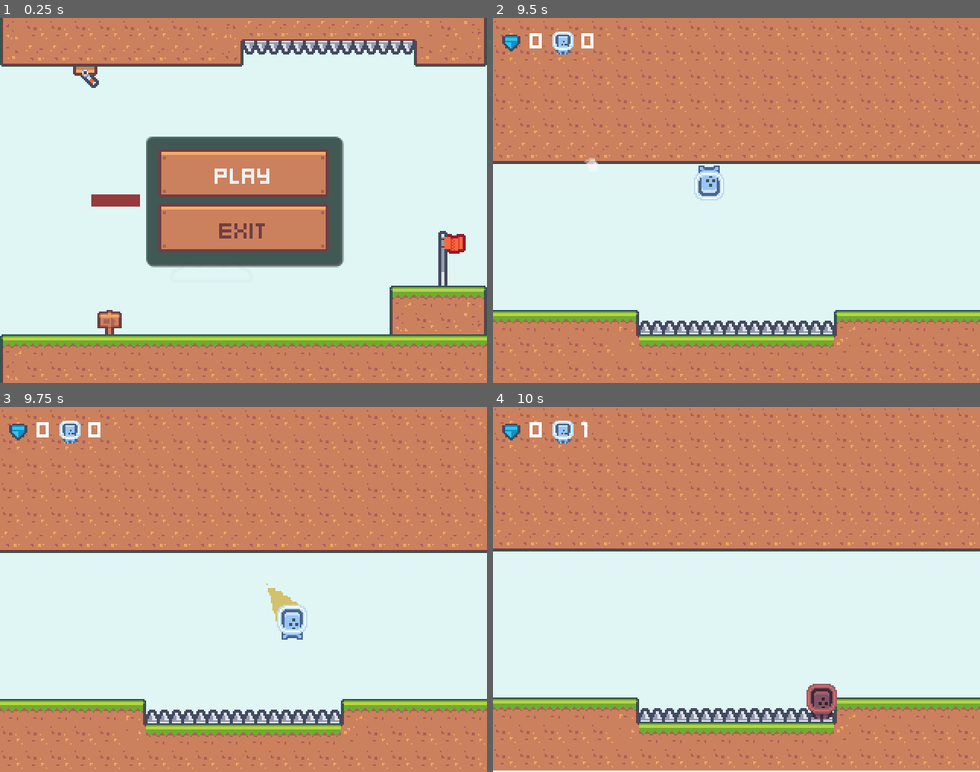
Above: before the commit, frames 1-4 (two rows, left to right).
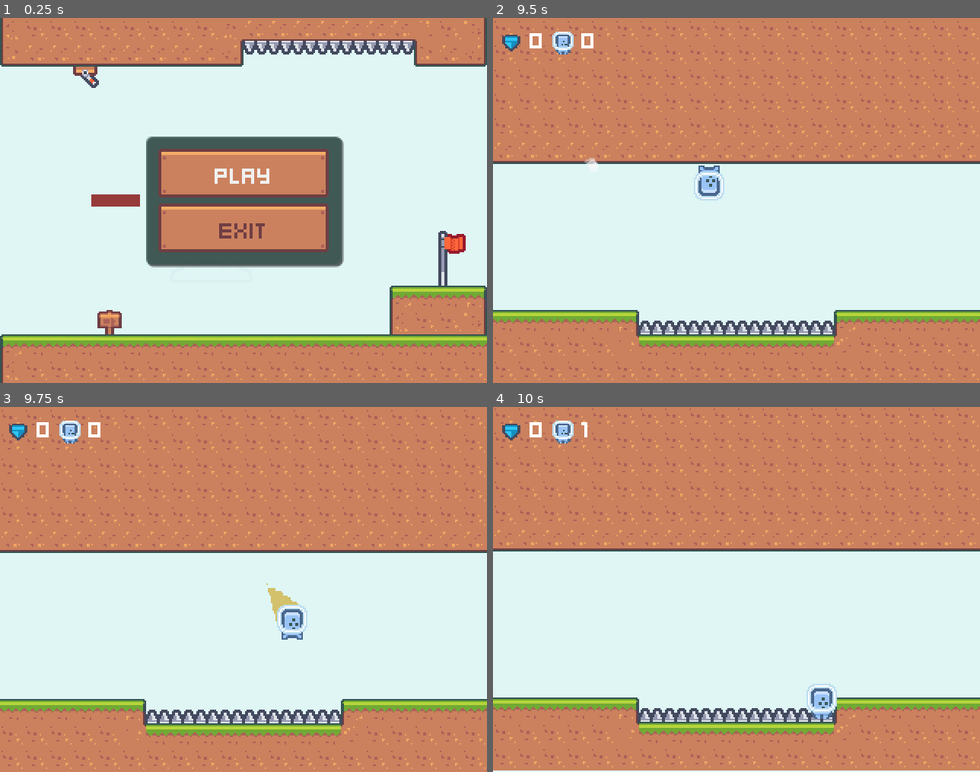
Above: after the commit, the same moments.

Repository: epergo/BBBBBB
Game: Godot game, scene res://scenes/UserInterface/main_menu.tscn
Same seed, same stepped clock (60 frames per second), same inputs: the game is played once before the commit and once after it.
Inputs:
- Up to frame 1 (0.25 s): no input
- Up to frame 2 (9.5 s): click "Play" at 0.5 s; hold D (move_right) 1.28-2.78 s; tap Space (change_gravity) every 0.75 s from 1.35 to 8.85 s; hold A (move_left) 2.78-3.53 s; hold D (move_right) 3.53-5.03 s; hold A (move_left) 5.03-5.78 s; hold D (move_right) 5.78-6.53 s; hold A (move_left) 6.53-8.03 s; hold D (move_right) from 8.03 s (still down)
- Up to frame 3 (9.75 s): keep holding D (move_right); tap Space (change_gravity) at 9.6 s
- Up to frame 4 (10 s): keep holding D (move_right)

Frames 1-3 are identical in both runs. In frame 4, 0.5% of the frame differs, in the area x 64-71%, y 75-86%.

Commit message:
Footsteps, going down/up, death sounds

Diff:
--- a/scenes/player.tscn
+++ b/scenes/player.tscn
@@ -1,9 +1,22 @@
-[gd_scene load_steps=10 format=3 uid="uid://tedkolygwtj4"]
+[gd_scene load_steps=23 format=3 uid="uid://tedkolygwtj4"]
 
 [ext_resource type="Script" path="res://scripts/player.gd" id="1"]
 [ext_resource type="Shader" path="res://shaders/player_dash_particles.gdshader" id="2_pf8qb"]
 [ext_resource type="Texture2D" uid="uid://vu8ec3h7f7ly" path="res://assets/art/player/character_0002.png" id="3"]
 [ext_resource type="Texture2D" uid="uid://pdgs37qfb5ec" path="res://assets/art/player/character_0003.png" id="4"]
+[ext_resource type="AudioStream" uid="uid://dx6pdprey1v2b" path="res://assets/audio/forceField_004.ogg" id="5_2rf2u"]
+[ext_resource type="AudioStream" uid="uid://bidwsbeirpwab" path="res://assets/audio/forceField_001.ogg" id="6_fqfeb"]
+[ext_resource type="Script" path="res://scripts/random_audio_stream_player.gd" id="7_snkm5"]
+[ext_resource type="AudioStream" uid="uid://ctxq4ihabvrkc" path="res://assets/audio/footsteps/footstep_grass_000.ogg" id="8_vt8c1"]
+[ext_resource type="AudioStream" uid="uid://ckot7uqdy0rfj" path="res://assets/audio/footsteps/footstep_grass_001.ogg" id="9_y2csi"]
+[ext_resource type="AudioStream" uid="uid://cf5mlaasn118v" path="res://assets/audio/footsteps/footstep_grass_002.ogg" id="10_xauba"]
+[ext_resource type="AudioStream" uid="uid://c48ihj7ituckc" path="res://assets/audio/footsteps/footstep_grass_003.ogg" id="11_k1jl7"]
+[ext_resource type="AudioStream" uid="uid://mkqsufils2p" path="res://assets/audio/footsteps/footstep_grass_004.ogg" id="12_voqor"]
+[ext_resource type="AudioStream" uid="uid://e0tkqb6duo55" path="res://assets/audio/footsteps/footstep_concrete_000.ogg" id="13_7su1u"]
+[ext_resource type="AudioStream" uid="uid://m3r2su3qmpyo" path="res://assets/audio/footsteps/footstep_concrete_001.ogg" id="14_ftkig"]
+[ext_resource type="AudioStream" uid="uid://14olc3smosyj" path="res://assets/audio/footsteps/footstep_concrete_002.ogg" id="15_d42ni"]
+[ext_resource type="AudioStream" uid="uid://brslvevmumxcs" path="res://assets/audio/footsteps/footstep_concrete_003.ogg" id="16_ir87b"]
+[ext_resource type="AudioStream" uid="uid://dsy62dsygcty" path="res://assets/audio/footsteps/footstep_concrete_004.ogg" id="17_vrl22"]
 
 [sub_resource type="ShaderMaterial" id="ShaderMaterial_n2w1u"]
 shader = ExtResource("2_pf8qb")
@@ -53,7 +66,6 @@
 collision_mask = 24
 floor_block_on_wall = false
 script = ExtResource("1")
-going_down = null
 
 [node name="CoyoteTimer" type="Timer" parent="."]
 wait_time = 0.06
@@ -102,3 +114,57 @@
 [node name="CollisionShape2D" type="CollisionShape2D" parent="HazardArea"]
 position = Vector2(0, -12)
 shape = SubResource("RectangleShape2D_16xwx")
+
+[node name="Sounds" type="Node" parent="."]
+
+[node name="GoUp" type="AudioStreamPlayer" parent="Sounds"]
+stream = ExtResource("5_2rf2u")
+volume_db = -15.0
+
+[node name="GoDown" type="AudioStreamPlayer" parent="Sounds"]
+stream = ExtResource("6_fqfeb")
+volume_db = -15.0
+
+[node name="RandomAudioStreamPlayer" type="Node" parent="Sounds"]
+script = ExtResource("7_snkm5")
+numberToPlay = 3
+
+[node name="AudioStreamPlayer" type="AudioStreamPlayer" parent="Sounds/RandomAudioStreamPlayer"]
+stream = ExtResource("8_vt8c1")
+volume_db = -15.0
+
+[node name="AudioStreamPlayer2" type="AudioStreamPlayer" parent="Sounds/RandomAudioStreamPlayer"]
+stream = ExtResource("9_y2csi")
+volume_db = -15.0
+
+[node name="AudioStreamPlayer3" type="AudioStreamPlayer" parent="Sounds/RandomAudioStreamPlayer"]
+stream = ExtResource("10_xauba")
+volume_db = -15.0
+
+[node name="AudioStreamPlayer4" type="AudioStreamPlayer" parent="Sounds/RandomAudioStreamPlayer"]
+stream = ExtResource("11_k1jl7")
+volume_db = -15.0
+
+[node name="AudioStreamPlayer5" type="AudioStreamPlayer" parent="Sounds/RandomAudioStreamPlayer"]
+stream = ExtResource("12_voqor")
+volume_db = -15.0
+
+[node name="AudioStreamPlayer6" type="AudioStreamPlayer" parent="Sounds/RandomAudioStreamPlayer"]
+stream = ExtResource("13_7su1u")
+volume_db = -15.0
+
+[node name="AudioStreamPlayer7" type="AudioStreamPlayer" parent="Sounds/RandomAudioStreamPlayer"]
+stream = ExtResource("14_ftkig")
+volume_db = -15.0
+
+[node name="AudioStreamPlayer8" type="AudioStreamPlayer" parent="Sounds/RandomAudioStreamPlayer"]
+stream = ExtResource("15_d42ni")
+volume_db = -15.0
+
+[node name="AudioStreamPlayer9" type="AudioStreamPlayer" parent="Sounds/RandomAudioStreamPlayer"]
+stream = ExtResource("16_ir87b")
+volume_db = -15.0
+
+[node name="AudioStreamPlayer10" type="AudioStreamPlayer" parent="Sounds/RandomAudioStreamPlayer"]
+stream = ExtResource("17_vrl22")
+volume_db = -15.0
--- a/scenes/player_death.tscn
+++ b/scenes/player_death.tscn
@@ -1,7 +1,8 @@
-[gd_scene load_steps=6 format=3 uid="uid://cuv2gwybwmqtg"]
+[gd_scene load_steps=7 format=3 uid="uid://cuv2gwybwmqtg"]
 
 [ext_resource type="Script" path="res://scripts/player_death.gd" id="1_62wvc"]
 [ext_resource type="Texture2D" uid="uid://vu8ec3h7f7ly" path="res://assets/art/player/character_0002.png" id="1_qeqxr"]
+[ext_resource type="AudioStream" uid="uid://cda5c2gae8rcp" path="res://assets/audio/lose2.ogg" id="3_h6v7w"]
 
 [sub_resource type="RectangleShape2D" id="RectangleShape2D_3k4ox"]
 size = Vector2(16, 24)
@@ -15,7 +16,7 @@
 tracks/0/interp = 1
 tracks/0/loop_wrap = true
 tracks/0/keys = {
-"times": PackedFloat32Array(0.8),
+"times": PackedFloat32Array(1),
 "transitions": PackedFloat32Array(1),
 "values": [{
 "args": [],
@@ -29,11 +30,26 @@
 tracks/1/interp = 1
 tracks/1/loop_wrap = true
 tracks/1/keys = {
-"times": PackedFloat32Array(0, 0.2, 0.4, 0.6, 0.8),
+"times": PackedFloat32Array(0.2, 0.4, 0.6, 0.8, 1),
 "transitions": PackedFloat32Array(1, 1, 1, 1, 1),
 "update": 0,
 "values": [Color(1, 1, 1, 1), Color(0.701961, 0, 0, 1), Color(1, 1, 1, 1), Color(0.701961, 0, 0, 1), Color(1, 1, 1, 1)]
 }
+tracks/2/type = "audio"
+tracks/2/imported = false
+tracks/2/enabled = true
+tracks/2/path = NodePath("AudioStreamPlayer")
+tracks/2/interp = 1
+tracks/2/loop_wrap = true
+tracks/2/keys = {
+"clips": [{
+"end_offset": 0.0,
+"start_offset": 0.0,
+"stream": ExtResource("3_h6v7w")
+}],
+"times": PackedFloat32Array(0)
+}
+tracks/2/use_blend = true
 
 [sub_resource type="AnimationLibrary" id="AnimationLibrary_omr4o"]
 _data = {
@@ -56,7 +72,11 @@
 texture = ExtResource("1_qeqxr")
 
 [node name="AnimationPlayer" type="AnimationPlayer" parent="."]
-autoplay = "died"
 libraries = {
 "": SubResource("AnimationLibrary_omr4o")
 }
+autoplay = "died"
+
+[node name="AudioStreamPlayer" type="AudioStreamPlayer" parent="."]
+stream = ExtResource("3_h6v7w")
+volume_db = -15.0
--- a/scripts/player.gd
+++ b/scripts/player.gd
@@ -8,8 +8,12 @@
 @onready var animatedSprite: AnimatedSprite2D = $AnimatedSprite2D
 @onready var coyoteTimer: Timer = $CoyoteTimer
 @onready var dashParticles: CPUParticles2D = $DashParticles
+@onready var _random_audio_stream: RandomAudioStreamPlayer = $Sounds/RandomAudioStreamPlayer
 
 @onready var _helpers: Helpers = $"/root/Helper"
+
+@onready var _go_up_audio: AudioStreamPlayer = $Sounds/GoUp
+@onready var _go_down_audio: AudioStreamPlayer = $Sounds/GoDown
 
 var playerDeathScene := preload("res://scenes/player_death.tscn")
 var footstepParticles := preload("res://scenes/footsteps_particles.tscn")
@@ -33,13 +37,21 @@
 	enemiesArea.area_entered.connect(_on_hazard_area_entered)
 	collectablesArea.area_entered.connect(_on_collectables_area_entered)
 
+	animatedSprite.frame_changed.connect(_play_footsteps_sound)
+
+func change_gravity() -> void:
+	going_down = !going_down
+	if going_down:
+		_go_down_audio.play()
+	else:
+		_go_up_audio.play()
 
 func _physics_process(_delta: float) -> void:
 	if (
 		(is_on_floor() || !coyoteTimer.is_stopped())
 		&& Input.is_action_just_pressed("change_gravity")
 	):
-		going_down = !going_down
+		change_gravity()
 
 	var direction := get_direction()
 
@@ -160,3 +172,8 @@
 
 func _on_collectables_area_entered(_diamond: Diamond) -> void:
 	diamond_collected.emit()
+
+
+func _play_footsteps_sound() -> void:
+	if animatedSprite.animation == "run" && animatedSprite.frame == 0:
+		_random_audio_stream.play()
--- /dev/null
+++ b/scripts/random_audio_stream_player.gd
@@ -0,0 +1,30 @@
+class_name RandomAudioStreamPlayer extends Node
+
+@export var numberToPlay := 2
+@export var enablePitchRandomization := true
+
+@export var minPitchScale := 0.5
+@export var maxPitchScale := 1.0
+
+var rng := RandomNumberGenerator.new()
+
+func _ready() -> void:
+	rng.randomize()
+
+func play() -> void:
+	var validNodes: Array[AudioStreamPlayer] = []
+	for streamPlayer: AudioStreamPlayer in get_children():
+		if !streamPlayer.playing:
+			validNodes.append(streamPlayer)
+
+	for i in numberToPlay:
+		if validNodes.size() == 0:
+			break
+
+		var idx := rng.randi_range(0, validNodes.size() - 1)
+
+		if enablePitchRandomization:
+			validNodes[idx].pitch_scale = rng.randf_range(minPitchScale, maxPitchScale)
+
+		validNodes[idx].play()
+		validNodes.remove_at(idx)
Not shown, added: assets/audio/footsteps/footstep_concrete_000.ogg.import
Not shown, added: assets/audio/footsteps/footstep_concrete_001.ogg.import
Not shown, added: assets/audio/footsteps/footstep_concrete_002.ogg.import
Not shown, added: assets/audio/footsteps/footstep_concrete_003.ogg.import
Not shown, added: assets/audio/footsteps/footstep_concrete_004.ogg.import
Not shown, added: assets/audio/footsteps/footstep_grass_000.ogg.import
Not shown, added: assets/audio/footsteps/footstep_grass_001.ogg.import
Not shown, added: assets/audio/footsteps/footstep_grass_002.ogg.import
Not shown, added: assets/audio/footsteps/footstep_grass_003.ogg.import
Not shown, added: assets/audio/footsteps/footstep_grass_004.ogg.import
Not shown, added: assets/audio/forceField_001.ogg.import
Not shown, added: assets/audio/forceField_004.ogg.import
(and 14 more such lines)
